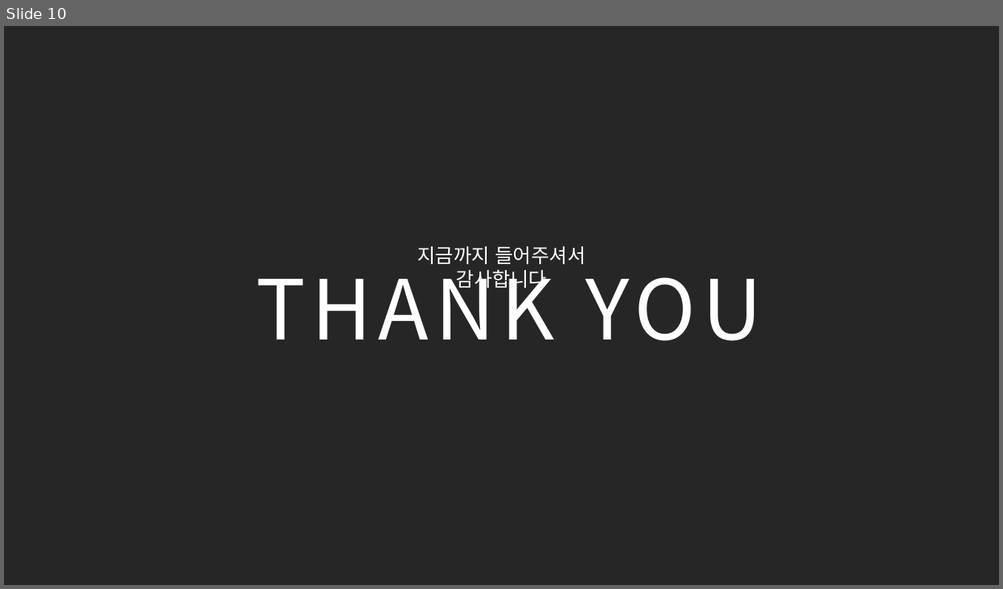
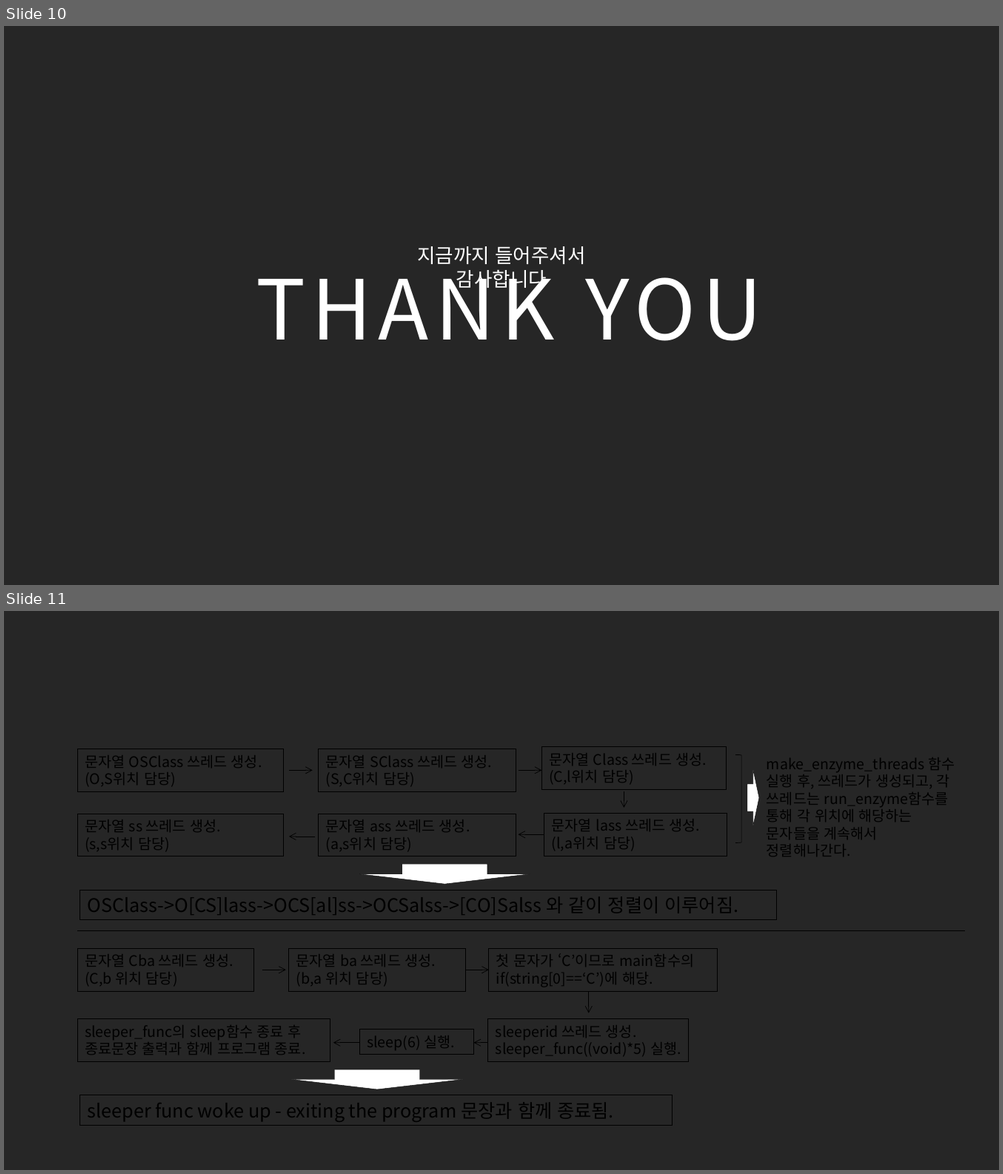
Before and after one commit to dudghks97/OS, a slide deck: 2016305078_최영환_os_report_01.pptx. Shown one above the other, each under a label of ours: slide 10 before the commit, slides 10 and 11 after it. The pictures are 1003x589 and 1003x1174 pixels, drawn with LibreOffice and Linux fonts; fonts in the diff are those of the drawing. Boxes give left, top, right and bottom in pixels: in the first picture for what was removed or moved away, otherwise in the second. Text is boxed around its words. In the diff, an @@ line names an element or a change of style, - is before the commit and + after.

Commit message:
21.05.02 01:08

```diff
--- a/2016305078_최영환_os_report_01.pptx
+++ b/2016305078_최영환_os_report_01.pptx
@@ slide 11 added at (4,611,999,1170), background #262626 @@
@@ rectangle added at (77,749,283,792), outline #000000 0.75 pt, 14 pt, text #000000 @@
+문자열 OSClass 쓰레드 생성.
+(O,S위치 담당)
@@ rectangle added at (318,749,516,792), outline #000000 0.75 pt, 14 pt, text #000000 @@
+문자열 SClass 쓰레드 생성.
+(S,C위치 담당)
@@ rectangle added at (542,747,726,789), outline #000000 0.75 pt, 14 pt, text #000000 @@
+문자열 Class 쓰레드 생성.
+(C,l위치 담당)
@@ right bracket added at (735,755,741,843), outline #000000 0.5 pt @@
@@ text added at (766,752,954,860), 14 pt, text #000000 @@
+make_enzyme_threads 함수 실행 후, 쓰레드가 생성되고, 각 쓰레드는 run_enzyme함수를 통해 각 위치에 해당하는 문자들을 계속해서 정렬해나간다.
@@ arrow added from (289, 771) to (312, 771), #000000 0.5 pt @@
@@ arrow added from (518, 771) to (542, 771), #000000 0.5 pt @@
@@ right arrow added at (747,771,759,826), fill #FFFFFF, outline #000000 0.25 pt @@
@@ arrow added from (624, 792) to (624, 808), #000000 0.5 pt @@
@@ rectangle added at (77,814,283,857), outline #000000 0.75 pt, 14 pt, text #000000 @@
+문자열 ss 쓰레드 생성.
+(s,s위치 담당)
@@ rectangle added at (318,814,516,857), outline #000000 0.75 pt, 14 pt, text #000000 @@
+문자열 ass 쓰레드 생성.
+(a,s위치 담당)
@@ rectangle added at (544,813,726,856), outline #000000 0.75 pt, 14 pt, text #000000 @@
+문자열 lass 쓰레드 생성.
+(l,a위치 담당)
@@ arrow added from (315, 836) to (289, 836), #000000 0.5 pt @@
@@ arrow added from (544, 834) to (518, 834), #000000 0.5 pt @@
@@ down arrow added at (359,865,529,885), fill #FFFFFF, outline #000000 0.25 pt @@
@@ rectangle added at (80,890,777,920), outline #000000 0.75 pt, 18 pt, text #000000 @@
+OSClass->O[CS]lass->OCS[al]ss->OCSalss->[CO]Salss 와 같이 정렬이 이루어짐.
@@ line added from (77, 931) to (965, 931), #000000 0.5 pt @@
@@ rectangle added at (77,949,253,991), outline #000000 0.75 pt, 14 pt, text #000000 @@
+문자열 Cba 쓰레드 생성.
+(C,b 위치 담당)
@@ rectangle added at (289,949,465,991), outline #000000 0.75 pt, 14 pt, text #000000 @@
+문자열 ba 쓰레드 생성.
+(b,a 위치 담당)
@@ rectangle added at (489,949,717,991), outline #000000 0.75 pt, 14 pt, text #000000 @@
+첫 문자가 ‘C’이므로 main함수의 if(string[0]==‘C’)에 해당.
@@ arrow added from (262, 970) to (286, 970), #000000 0.5 pt @@
@@ arrow added from (465, 970) to (489, 970), #000000 0.5 pt @@
@@ arrow added from (589, 991) to (589, 1013), #000000 0.5 pt @@
@@ rectangle added at (77,1019,330,1062), outline #000000 0.75 pt, 14 pt, text #000000 @@
+sleeper_func의 sleep함수 종료 후 종료문장 출력과 함께 프로그램 종료.
@@ rectangle added at (359,1030,473,1055), outline #000000 0.75 pt, 14 pt, text #000000 @@
+sleep(6) 실행.
@@ rectangle added at (488,1019,689,1062), outline #000000 0.75 pt, 14 pt, text #000000 @@
+sleeperid 쓰레드 생성. sleeper_func((void)*5) 실행.
@@ arrow added from (359, 1043) to (333, 1043), #000000 0.5 pt @@
@@ arrow added from (487, 1043) to (474, 1043), #000000 0.5 pt @@
@@ down arrow added at (292,1070,462,1090), fill #FFFFFF, outline #000000 0.25 pt @@
@@ rectangle added at (80,1096,671,1126), outline #000000 0.75 pt, 18 pt, text #000000 @@
+sleeper func woke up - exiting the program 문장과 함께 종료됨.
```
